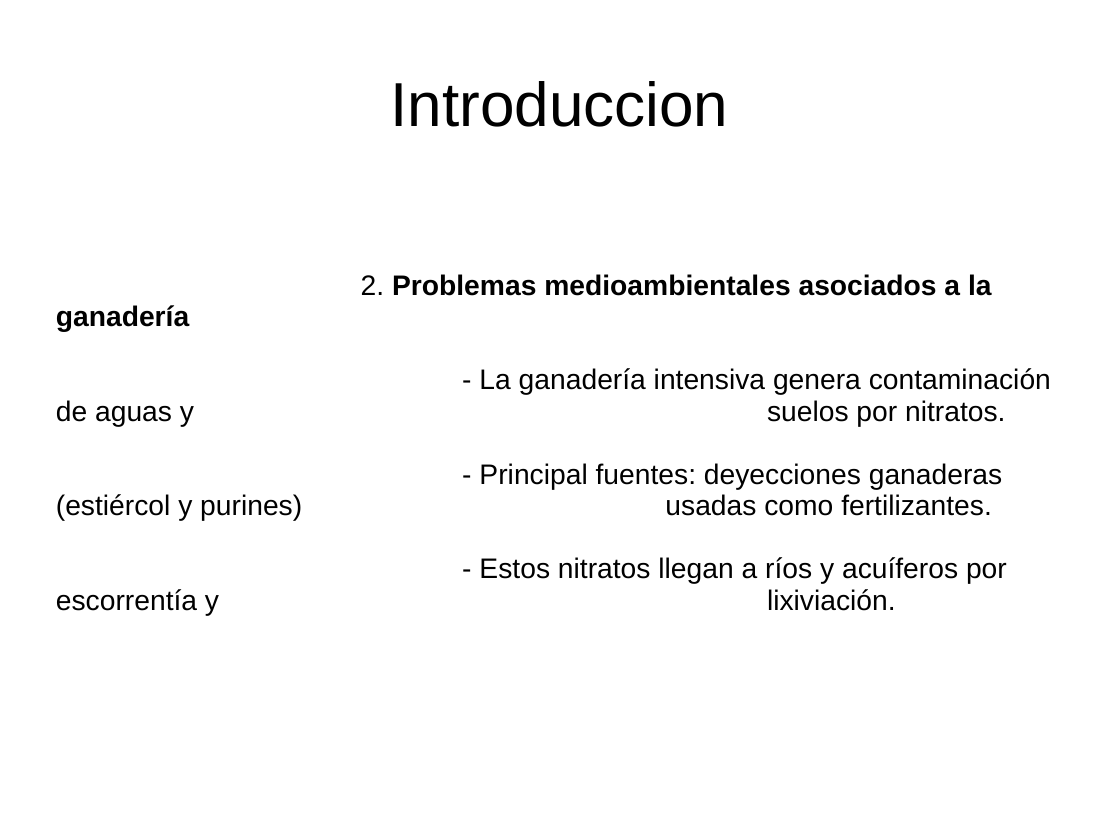
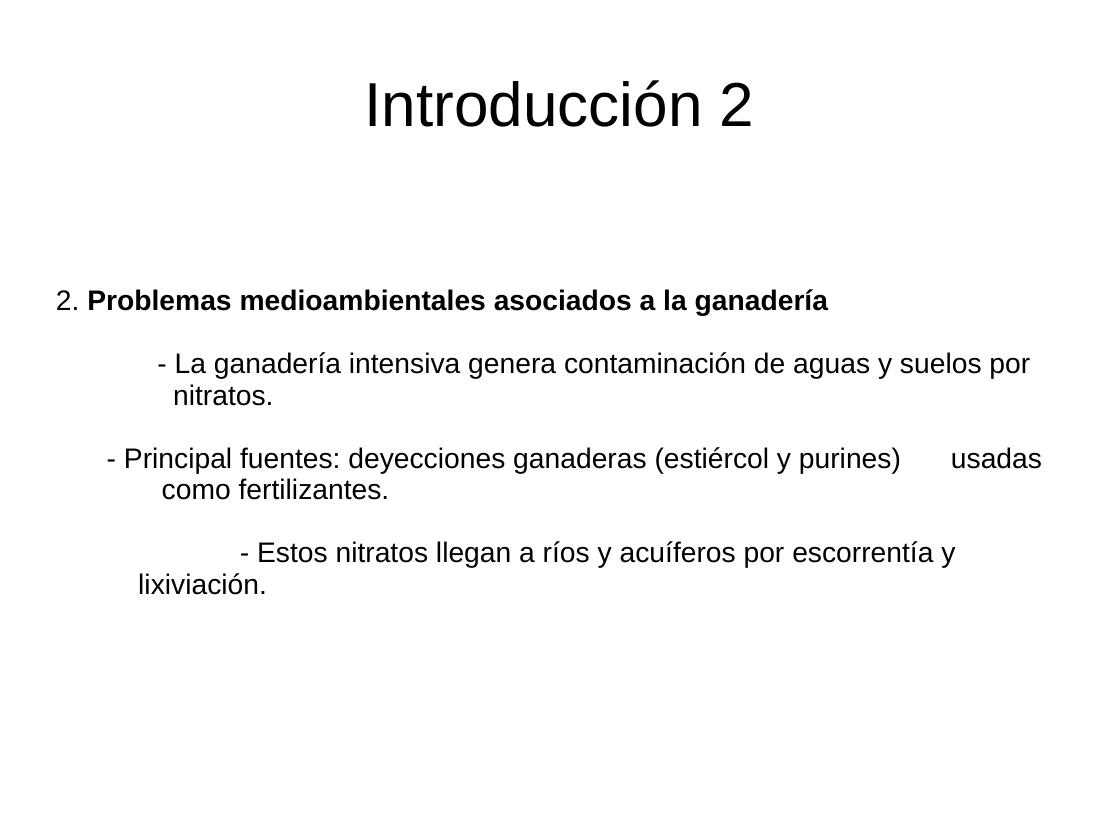
Before and after one commit to MCostal/Sprint10, a slide deck: slide 3 of Presentacion_proyecto.ppt. Drawn at 1120x840 pixels with LibreOffice and Linux fonts; fonts in the diff are those of the drawing. Boxes give left, top, right and bottom in pixels: in the first picture for what was removed or moved away, otherwise in the second. Text is boxed around its words. In the diff, an @@ line names an element or a change of style, - is before the commit and + after.

```diff
--- a/Presentacion_proyecto.ppt
+++ b/Presentacion_proyecto.ppt
@@ title at (365,80,755,127): text changed @@
-Introduccion
+Introducción 2
@@ subtitle "2. Problemas medioambientales asociados a ..." at (56,289,1030,595): list level 1 to 2 in "- Principal fuentes: deyecciones ganaderas ..." @@
```
Also in this commit, not shown: 5 other slides changed, 1 slide added, 1 slide removed, 1 other file.
